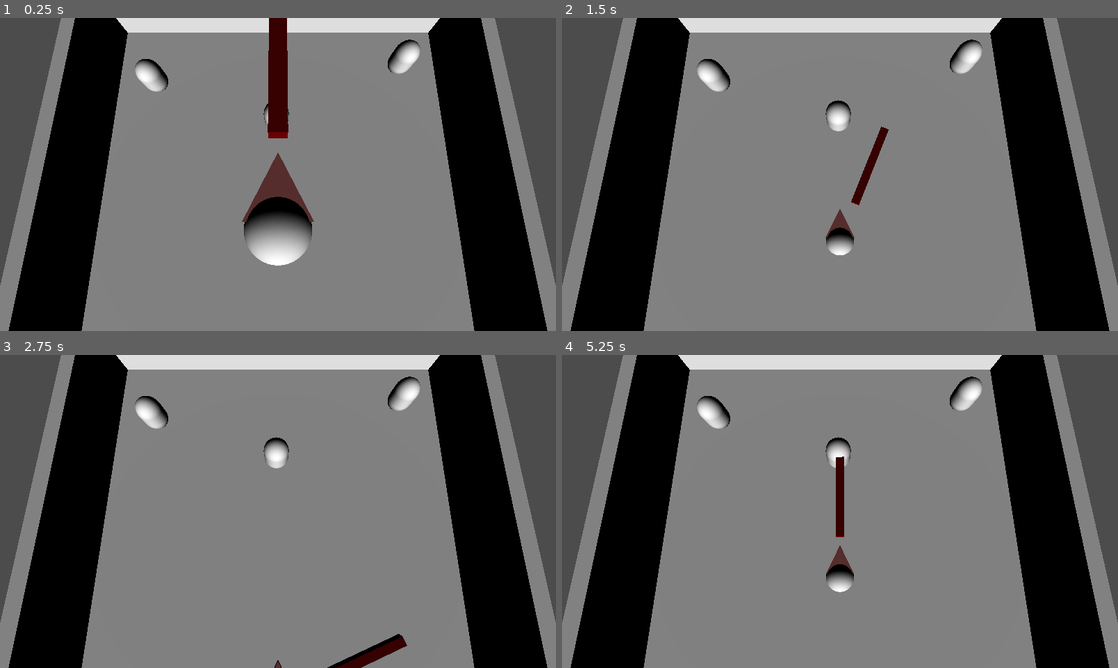
Above: before the commit, frames 1-4 (two rows, left to right).
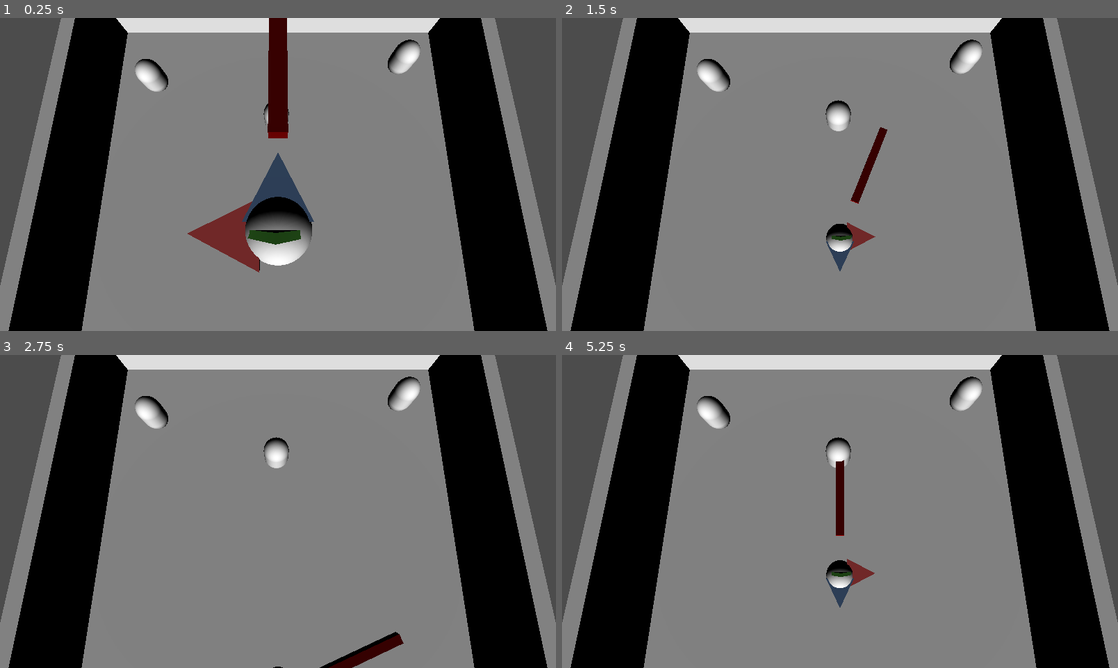
Above: after the commit, the same moments.

Repository: MotasemZakarneh/Sword-Fighter
Game: Godot game, scene res://Scenes/Levels/Level.tscn
Two runs of this game, one before a commit and one after it. Both use one fixed random seed, a clock stepped at 60 frames per second and the inputs below. Before the commit the project starts from res://Level.tscn.
Inputs:
- Up to frame 1 (0.25 s): no input
- Up to frame 2 (1.5 s): hold G (attack_right) 0.53-1.28 s; hold Down (backward) from 1.28 s (still down)
- Up to frame 3 (2.75 s): release Down (backward) at 2.03 s; hold G (attack_right) from 2.03 s (still down)
- Up to frame 4 (5.25 s): release G (attack_right) at 2.78 s; hold W (forward) 2.78-3.53 s; hold F (attack_left) 3.53-5.03 s; hold Down (backward) from 5.03 s (still down)

The runs differ from the first frame. In frame 1, 2.3% of the frame differs, in the area x 33-78%, y 10-82%; in frame 2, 0.7%; in frame 3, 0.5%; in frame 4, 0.7%.

Commit message:
Added Navigation, enemy control, and seperate player body, from player control, and now, added a new movement style for the player next step, to work on enemies

Diff:
--- /dev/null
+++ b/Sword Fighter/Global.gd
@@ -0,0 +1,4 @@
+extends Node
+
+var main_cam
+var nav : Navigation = null
--- a/Sword Fighter/Level.tscn
+++ /dev/null
@@ -1,70 +0,0 @@
-[gd_scene load_steps=5 format=2]
-
-[ext_resource path="res://Level Environment.tres" type="Environment" id=1]
-[ext_resource path="res://Player.tscn" type="PackedScene" id=2]
-[ext_resource path="res://Camera.gd" type="Script" id=3]
-[ext_resource path="res://Enemy.tscn" type="PackedScene" id=4]
-
-[node name="Level" type="Spatial"]
-
-[node name="WorldEnvironment" type="WorldEnvironment" parent="."]
-environment = ExtResource( 1 )
-
-[node name="DirectionalLight" type="DirectionalLight" parent="."]
-transform = Transform( -1, 4.37114e-08, -7.57103e-08, 0, 0.866025, 0.5, 8.74228e-08, 0.5, -0.866025, 0.440679, 11.9079, -14.3641 )
-
-[node name="Room" type="Spatial" parent="."]
-editor/display_folded = true
-
-[node name="Ground" type="CSGBox" parent="Room"]
-use_collision = true
-width = 30.0
-height = 1.0
-depth = 30.0
-
-[node name="Wall" type="CSGBox" parent="Room"]
-transform = Transform( 1, 0, 0, 0, 1, 0, 0, 0, 1, 15, 3, 0 )
-use_collision = true
-width = 1.0
-height = 5.0
-depth = 30.0
-
-[node name="Wall2" type="CSGBox" parent="Room"]
-transform = Transform( 1, 0, 0, 0, 1, 0, 0, 0, 1, -15, 3, 0 )
-use_collision = true
-width = 1.0
-height = 5.0
-depth = 30.0
-
-[node name="Wall3" type="CSGBox" parent="Room"]
-transform = Transform( -4.37114e-08, 0, 1, 0, 1, 0, -1, 0, -4.37114e-08, 0, 3, 15 )
-use_collision = true
-width = 1.0
-height = 5.0
-depth = 30.0
-
-[node name="Wall4" type="CSGBox" parent="Room"]
-transform = Transform( -4.37114e-08, 0, 1, 0, 1, 0, -1, 0, -4.37114e-08, 0, 3, -15 )
-use_collision = true
-width = 1.0
-height = 5.0
-depth = 30.0
-
-[node name="Player" parent="." instance=ExtResource( 2 )]
-transform = Transform( 1, 0, 0, 0, 1, 0, 0, 0, 1, 0, 10, -3.4269 )
-
-[node name="Camera" type="Camera" parent="."]
-transform = Transform( -1, 1.4189e-07, -5.16436e-08, -2.26405e-08, 0.197255, 0.980352, 1.49289e-07, 0.980352, -0.197255, -1.4698e-07, 18.9393, -3.15756 )
-current = true
-script = ExtResource( 3 )
-
-[node name="Timer" type="Timer" parent="Camera"]
-
-[node name="Enemy" parent="." instance=ExtResource( 4 )]
-transform = Transform( 1, 0, 0, 0, 1, 0, 0, 0, 1, 0.134727, 0, 5.07333 )
-
-[node name="Enemy2" parent="." instance=ExtResource( 4 )]
-transform = Transform( 1, 0, 0, 0, 1, 0, 0, 0, 1, -10.8224, 0, 10.5284 )
-
-[node name="Enemy3" parent="." instance=ExtResource( 4 )]
-transform = Transform( 1, 0, 0, 0, 1, 0, 0, 0, 1, 10.6625, 0, 8.76065 )
--- /dev/null
+++ b/Sword Fighter/Player Body.gd
@@ -0,0 +1,76 @@
+extends KinematicBody
+
+export var movement_friction = 9
+export var stopping_friction = 4.5
+
+export var angular_speed = 270
+export var movement_speed = 10
+export var gravity = 9.81
+
+var rad_angular_speed = 0
+var dir = Vector3(0,0,0)
+var vel = Vector3(0,0,0)
+
+func _ready():
+	rad_angular_speed = deg2rad(angular_speed)
+	pass
+
+func recieve(movement_input):
+	self.dir = movement_input
+	pass
+
+func _physics_process(delta):
+	#_apply_turning(delta)
+	#_update_vel(delta)
+	_four_apply_turn(delta)
+	_four_update_vel(delta)
+
+	_apply_vel()
+	pass
+
+func _apply_turning(time):
+	rotate_y(dir.x*rad_angular_speed*time)
+	pass
+
+func _update_vel(time):
+	var xz_vel = dir.z*transform.basis.z*movement_speed
+	var y_vel = -1*gravity*time
+
+	var friction = movement_friction
+
+	if xz_vel == Vector3(0,0,0):
+		friction = stopping_friction
+
+	vel.x = lerp(vel.x,xz_vel.x,friction*time)
+	vel.z = lerp(vel.z,xz_vel.z,friction*time)
+
+	vel.y = vel.y + y_vel
+	pass
+
+func _apply_vel():
+	vel = move_and_slide(vel,Vector3.UP)
+	pass
+
+func _four_update_vel(time):
+	dir = dir.normalized()
+	var xz_vel = dir*movement_speed
+
+	var friction = _get_friction()
+
+	vel.y = vel.y+-1*gravity*time
+	vel.x = lerp(vel.x,xz_vel.x,friction*time)
+	vel.z = lerp(vel.z,xz_vel.z,friction*time)
+	pass
+
+func _get_friction():
+	if dir == Vector3.ZERO:
+		return stopping_friction
+	return movement_friction
+
+func _four_apply_turn(time):
+	if dir != Vector3(0,0,0):
+		rotation.y = atan2(dir.z,-dir.x) + PI/2 + PI
+		#var look_point = translation - dir.normalized()
+		#var t = transform.looking_at(look_point,Vector3.UP)
+		#transform = t
+	pass
--- a/Sword Fighter/Player.gd
+++ /dev/null
@@ -1,86 +0,0 @@
-extends Spatial
-
-export (NodePath) var cam_path
-export var acceleration = 5
-export var movement_friction = 9
-export var stopping_friction = 4.5
-
-export var angular_speed = 270
-export var movement_speed = 10
-export var gravity = 9.81
-
-var dir = Vector3(0,0,0)
-var vel = Vector3(0,0,0)
-var camera = null
-var rad_angular_speed
-
-func _ready():
-	camera = get_node(cam_path)
-	rad_angular_speed = deg2rad(angular_speed)
-	$"Player Sword".connect("on_dealt_damage",self,"_on_damage_dealt")
-	pass
-
-func _on_damage_dealt():
-
-	pass
-
-func _process(delta):
-	_read_input()
-	_apply_turning(delta)
-	_update_vel(delta)
-	_apply_vel()
-
-	_attack(delta)
-	pass
-
-func _attack(time):
-	if Input.is_action_pressed("attack_right"):
-		$"Player Sword".attack_right_continious(time)
-	if Input.is_action_pressed("attack_left"):
-		$"Player Sword".attack_left_continious(time)
-	pass
-
-func _read_input():
-	dir = Vector3(0,0,0)
-
-	if Input.is_action_pressed("right"):
-		dir.x-=1
-	if Input.is_action_pressed("left"):
-		dir.x+=1
-	if Input.is_action_pressed("forward"):
-		dir.z+=1
-	if Input.is_action_pressed("backward"):
-		dir.z-=1
-
-	pass
-
-func _apply_turning(time):
-	$"Player Body".rotate_y(dir.x*rad_angular_speed*time)
-	pass
-
-func _update_vel(time):
-	var xz_vel = dir.z*$"Player Body".transform.basis.z*movement_speed
-	var y_vel = -1*gravity*time
-
-	var friction = movement_friction
-
-	if xz_vel == Vector3(0,0,0):
-		friction = stopping_friction
-
-	vel.x = lerp(vel.x,xz_vel.x,friction*time)
-	vel.z = lerp(vel.z,xz_vel.z,friction*time)
-
-	vel.y = vel.y + y_vel
-	pass
-
-func _apply_vel():
-	vel = $"Player Body".move_and_slide(vel,Vector3.UP)
-	pass
-
-func _four_dir_movement():
-	dir = dir.normalized()
-	vel = dir*movement_speed
-
-	if dir != Vector3(0,0,0):
-		look_at(transform.origin-dir,Vector3.UP)
-	pass
--- a/Sword Fighter/Enemy.tscn
+++ b/Sword Fighter/Scenes/Enemy.tscn
@@ -1,7 +1,7 @@
 [gd_scene load_steps=6 format=2]
 
-[ext_resource path="res://Enemy Control.gd" type="Script" id=1]
-[ext_resource path="res://Health.gd" type="Script" id=2]
+[ext_resource path="res://Scripts/Characters/Enemy Control.gd" type="Script" id=1]
+[ext_resource path="res://Scripts/Characters/Health.gd" type="Script" id=2]
 
 [sub_resource type="CapsuleMesh" id=1]
 
@@ -25,6 +25,7 @@
 shape = SubResource( 2 )
 
 [node name="Health" type="Area" parent="Enemy Body"]
+editor/display_folded = true
 script = ExtResource( 2 )
 
 [node name="CollisionShape" type="CollisionShape" parent="Enemy Body/Health"]
--- /dev/null
+++ b/Sword Fighter/Scenes/Levels/Level.tscn
@@ -0,0 +1,94 @@
+[gd_scene load_steps=9 format=2]
+
+[ext_resource path="res://Resources/Level Environment.tres" type="Environment" id=1]
+[ext_resource path="res://Scripts/Navigation.gd" type="Script" id=2]
+[ext_resource path="res://Scenes/Player.tscn" type="PackedScene" id=3]
+[ext_resource path="res://Scripts/Camera.gd" type="Script" id=4]
+[ext_resource path="res://Scenes/Enemy.tscn" type="PackedScene" id=5]
+
+[sub_resource type="NavigationMesh" id=1]
+vertices = PoolVector3Array( -14.4, 0.5, 7.2, -14.4, 0.5, 14.4, -7.2, 0.5, 14.4, 7.2, 0.5, 14.4, 14.4, 0.5, 14.4, 14.4, 0.5, 7.2, 14.4, 0.5, -7.2, 14.4, 0.5, -14.4, 7.2, 0.5, -14.4, -7.2, 0.5, -14.4, -14.4, 0.5, -14.4, -14.4, 0.5, -7.2, -14.4, 0.5, 9.53674e-07, -14.4, 0.5, 7.2, -7.2, 0.5, 14.4, 9.53674e-07, 0.5, 14.4, 7.2, 0.5, 14.4, 14.4, 0.5, 7.2, 14.4, 0.5, 9.53674e-07, 14.4, 0.5, -7.2, 7.2, 0.5, -14.4, 9.53674e-07, 0.5, -14.4, 9.53674e-07, 0.5, -14.4, -7.2, 0.5, -14.4, -14.4, 0.5, -7.2, -14.4, 0.5, 9.53674e-07, 14.4, 0.5, 9.53674e-07, 9.53674e-07, 0.5, -14.4, -14.4, 0.5, 9.53674e-07, -7.2, 0.5, 14.4, 9.53674e-07, 0.5, 14.4, 14.4, 0.5, 7.2 )
+polygons = [ PoolIntArray( 2, 0, 1 ), PoolIntArray( 5, 3, 4 ), PoolIntArray( 8, 6, 7 ), PoolIntArray( 11, 9, 10 ), PoolIntArray( 14, 12, 13 ), PoolIntArray( 17, 15, 16 ), PoolIntArray( 21, 18, 20 ), PoolIntArray( 18, 19, 20 ), PoolIntArray( 25, 22, 24 ), PoolIntArray( 22, 23, 24 ), PoolIntArray( 31, 26, 30 ), PoolIntArray( 26, 29, 30 ), PoolIntArray( 26, 28, 29 ), PoolIntArray( 26, 27, 28 ) ]
+
+[sub_resource type="CubeMesh" id=2]
+
+[sub_resource type="BoxShape" id=3]
+extents = Vector3( 15, 0.1, 15 )
+
+[node name="Level" type="Spatial"]
+
+[node name="WorldEnvironment" type="WorldEnvironment" parent="."]
+environment = ExtResource( 1 )
+
+[node name="DirectionalLight" type="DirectionalLight" parent="."]
+transform = Transform( -1, 4.37114e-08, -7.57103e-08, 0, 0.866025, 0.5, 8.74228e-08, 0.5, -0.866025, 0.440679, 11.9079, -14.3641 )
+
+[node name="Navigation" type="Navigation" parent="."]
+editor/display_folded = true
+script = ExtResource( 2 )
+
+[node name="NavigationMeshInstance" type="NavigationMeshInstance" parent="Navigation"]
+editor/display_folded = true
+navmesh = SubResource( 1 )
+
+[node name="Room" type="Spatial" parent="Navigation/NavigationMeshInstance"]
+editor/display_folded = true
+
+[node name="Wall" type="CSGBox" parent="Navigation/NavigationMeshInstance/Room"]
+transform = Transform( 1, 0, 0, 0, 1, 0, 0, 0, 1, 15, 3, 0 )
+use_collision = true
+width = 1.0
+height = 5.0
+depth = 30.0
+
+[node name="Wall2" type="CSGBox" parent="Navigation/NavigationMeshInstance/Room"]
+transform = Transform( 1, 0, 0, 0, 1, 0, 0, 0, 1, -15, 3, 0 )
+use_collision = true
+width = 1.0
+height = 5.0
+depth = 30.0
+
+[node name="Wall3" type="CSGBox" parent="Navigation/NavigationMeshInstance/Room"]
+transform = Transform( -4.37114e-08, 0, 1, 0, 1, 0, -1, 0, -4.37114e-08, 0, 3, 15 )
+use_collision = true
+width = 1.0
+height = 5.0
+depth = 30.0
+
+[node name="Wall4" type="CSGBox" parent="Navigation/NavigationMeshInstance/Room"]
+transform = Transform( -4.37114e-08, 0, 1, 0, 1, 0, -1, 0, -4.37114e-08, 0, 3, -15 )
+use_collision = true
+width = 1.0
+height = 5.0
+depth = 30.0
+
+[node name="Ground" type="StaticBody" parent="Navigation/NavigationMeshInstance/Room"]
+editor/display_folded = true
+
+[node name="MeshInstance" type="MeshInstance" parent="Navigation/NavigationMeshInstance/Room/Ground"]
+transform = Transform( 15, 0, 0, 0, 0.1, 0, 0, 0, 15, 0, 0, 0 )
+mesh = SubResource( 2 )
+material/0 = null
+
+[node name="CollisionShape" type="CollisionShape" parent="Navigation/NavigationMeshInstance/Room/Ground"]
+shape = SubResource( 3 )
+
+[node name="Player" parent="." instance=ExtResource( 3 )]
+transform = Transform( 1, 0, 0, 0, 1, 0, 0, 0, 1, 0, 10, -3.4269 )
+
+[node name="Camera" type="Camera" parent="."]
+editor/display_folded = true
+transform = Transform( -1, 1.4189e-07, -5.16436e-08, -2.26405e-08, 0.197255, 0.980352, 1.49289e-07, 0.980352, -0.197255, -1.4698e-07, 18.9393, -3.15756 )
+current = true
+script = ExtResource( 4 )
+
+[node name="Timer" type="Timer" parent="Camera"]
+
+[node name="Enemy" parent="." instance=ExtResource( 5 )]
+transform = Transform( 1, 0, 0, 0, 1, 0, 0, 0, 1, 0.134727, 0, 5.07333 )
+
+[node name="Enemy2" parent="." instance=ExtResource( 5 )]
+transform = Transform( 1, 0, 0, 0, 1, 0, 0, 0, 1, -10.8224, 0, 10.5284 )
+
+[node name="Enemy3" parent="." instance=ExtResource( 5 )]
+transform = Transform( 1, 0, 0, 0, 1, 0, 0, 0, 1, 10.6625, 0, 8.76065 )
--- a/Sword Fighter/Player.tscn
+++ b/Sword Fighter/Scenes/Player.tscn
@@ -1,7 +1,8 @@
-[gd_scene load_steps=8 format=2]
+[gd_scene load_steps=11 format=2]
 
-[ext_resource path="res://Player.gd" type="Script" id=1]
-[ext_resource path="res://Player Sword.tscn" type="PackedScene" id=2]
+[ext_resource path="res://Scripts/Characters/Player.gd" type="Script" id=1]
+[ext_resource path="res://Player Body.gd" type="Script" id=2]
+[ext_resource path="res://Scenes/Weapons/Player Sword.tscn" type="PackedScene" id=3]
 
 [sub_resource type="CapsuleMesh" id=1]
 
@@ -10,7 +11,13 @@
 [sub_resource type="PrismMesh" id=3]
 
 [sub_resource type="SpatialMaterial" id=4]
-albedo_color = Color( 0.647059, 0.337255, 0.337255, 1 )
+albedo_color = Color( 0.337255, 0.466667, 0.647059, 1 )
+
+[sub_resource type="SpatialMaterial" id=6]
+albedo_color = Color( 0.847059, 0.298039, 0.298039, 1 )
+
+[sub_resource type="SpatialMaterial" id=7]
+albedo_color = Color( 0.356863, 0.827451, 0.243137, 1 )
 
 [sub_resource type="BoxShape" id=5]
 extents = Vector3( 0.732591, 1, 0.175159 )
@@ -19,7 +26,9 @@
 script = ExtResource( 1 )
 
 [node name="Player Body" type="KinematicBody" parent="."]
-editor/display_folded = true
+script = ExtResource( 2 )
+
+[node name="Spatial" type="Spatial" parent="Player Body"]
 
 [node name="MeshInstance" type="MeshInstance" parent="Player Body"]
 transform = Transform( 1, 0, 0, 0, -4.37114e-08, -1, 0, 1, -4.37114e-08, 0, 2, 0 )
@@ -35,11 +44,21 @@
 mesh = SubResource( 3 )
 material/0 = SubResource( 4 )
 
+[node name="MeshInstance3" type="MeshInstance" parent="Player Body"]
+transform = Transform( -4.37114e-08, 1, -5.01649e-09, 0, -4.37114e-08, -0.114764, -1, -4.37114e-08, 2.19278e-16, 1.50765, 2.79268, -0.114159 )
+mesh = SubResource( 3 )
+material/0 = SubResource( 6 )
+
+[node name="MeshInstance4" type="MeshInstance" parent="Player Body"]
+transform = Transform( 1, 0, 0, 0, 1, 0, 0, 0, 0.114764, 0.0496006, 3.56162, -0.114159 )
+mesh = SubResource( 3 )
+material/0 = SubResource( 7 )
+
 [node name="CollisionShape2" type="CollisionShape" parent="Player Body"]
 transform = Transform( 1, 0, 0, 0, -4.37114e-08, -1, 0, 1, -4.37114e-08, 0, 2.81119, 1.20976 )
 shape = SubResource( 5 )
 
-[node name="Player Sword" parent="." instance=ExtResource( 2 )]
+[node name="Player Sword" parent="." instance=ExtResource( 3 )]
 follow_target_path = NodePath("../Player Body")
 left_turn_speed = -450
 right_turn_speed = 450
--- a/Sword Fighter/Player Sword.tscn
+++ b/Sword Fighter/Scenes/Weapons/Player Sword.tscn
@@ -1,6 +1,6 @@
 [gd_scene load_steps=5 format=2]
 
-[ext_resource path="res://Sword.gd" type="Script" id=1]
+[ext_resource path="res://Scripts/Weapons/Sword.gd" type="Script" id=1]
 
 [sub_resource type="BoxShape" id=1]
 extents = Vector3( 0.242478, 0.220109, 3.03848 )
--- a/Sword Fighter/Camera.gd
+++ b/Sword Fighter/Scripts/Camera.gd
@@ -8,11 +8,17 @@
 var shaking = false
 
 func _ready():
+	connect("tree_exiting",self,"_on_out_of_scene")
+	Global.main_cam = self
 	start_h = h_offset
 	start_v = v_offset
 
 	$Timer.one_shot = true
 	$Timer.connect("timeout",self,"_on_finished_shaking")
+	pass
+
+func _on_out_of_scene():
+	Global.main_cam = null
 	pass
 
 func shake(magnitude=self.magnitude,duration=self.duration,shake_h=true,shake_v=true):
--- /dev/null
+++ b/Sword Fighter/Scripts/Characters/Enemy Body.gd
@@ -0,0 +1 @@
+extends KinematicBody
--- a/Sword Fighter/Enemy Control.gd
+++ b/Sword Fighter/Scripts/Characters/Enemy Control.gd
@@ -5,6 +5,6 @@
 	pass
 
 func _on_zero_hp():
-	get_parent().get_node("Camera").shake()
+	Global.main_cam.shake()
 	queue_free()
 	pass
--- /dev/null
+++ b/Sword Fighter/Scripts/Characters/Player.gd
@@ -0,0 +1,42 @@
+extends Spatial
+
+export (NodePath) var cam_path
+var dir = Vector3(0,0,0)
+var camera = null
+
+func _ready():
+	camera = get_node(cam_path)
+	$"Player Sword".connect("on_dealt_damage",self,"_on_damage_dealt")
+	pass
+
+func _on_damage_dealt():
+
+	pass
+
+func _process(delta):
+	_read_input()
+	$"Player Body".recieve(dir)
+
+	_attack(delta)
+	pass
+
+func _attack(time):
+	if Input.is_action_pressed("attack_right"):
+		$"Player Sword".attack_right_continious(time)
+	if Input.is_action_pressed("attack_left"):
+		$"Player Sword".attack_left_continious(time)
+	pass
+
+func _read_input():
+	dir = Vector3(0,0,0)
+
+	if Input.is_action_pressed("right"):
+		dir.x-=1
+	if Input.is_action_pressed("left"):
+		dir.x+=1
+	if Input.is_action_pressed("forward"):
+		dir.z+=1
+	if Input.is_action_pressed("backward"):
+		dir.z-=1
+
+	pass
--- /dev/null
+++ b/Sword Fighter/Scripts/Navigation.gd
@@ -0,0 +1,10 @@
+extends Navigation
+
+func _ready():
+	Global.nav = self
+	connect("tree_exiting",self,"_on_out_of_scene")
+	pass
+
+func _on_out_of_scene():
+	Global.nav = null
+	pass
--- a/Sword Fighter/Sword.gd
+++ b/Sword Fighter/Scripts/Weapons/Sword.gd
@@ -1,6 +1,8 @@
 extends Weapon
 
 export (NodePath) var follow_target_path
+export var left_turn_max = -90
+export var right_turn_max = 90
 export var left_turn_speed = 360
 export var right_turn_speed = -360
 
--- a/Sword Fighter/project.godot
+++ b/Sword Fighter/project.godot
@@ -12,7 +12,7 @@
 "base": "Area",
 "class": "Weapon",
 "language": "GDScript",
-"path": "res://Weapon.gd"
+"path": "res://Scripts/Weapons/Weapon.gd"
 } ]
 _global_script_class_icons={
 "Weapon": ""
@@ -21,8 +21,12 @@
 [application]
 
 config/name="Sword Fighter"
-run/main_scene="res://Level.tscn"
+run/main_scene="res://Scenes/Levels/Level.tscn"
 config/icon="res://Art/icon.png"
+
+[autoload]
+
+Global="*res://Global.gd"
 
 [display]
 
Renamed: Sword Fighter/Level Environment.tres -> Sword Fighter/Resources/Level Environment.tres
Renamed: Sword Fighter/Health.gd -> Sword Fighter/Scripts/Characters/Health.gd
Renamed: Sword Fighter/Weapon.gd -> Sword Fighter/Scripts/Weapons/Weapon.gd
